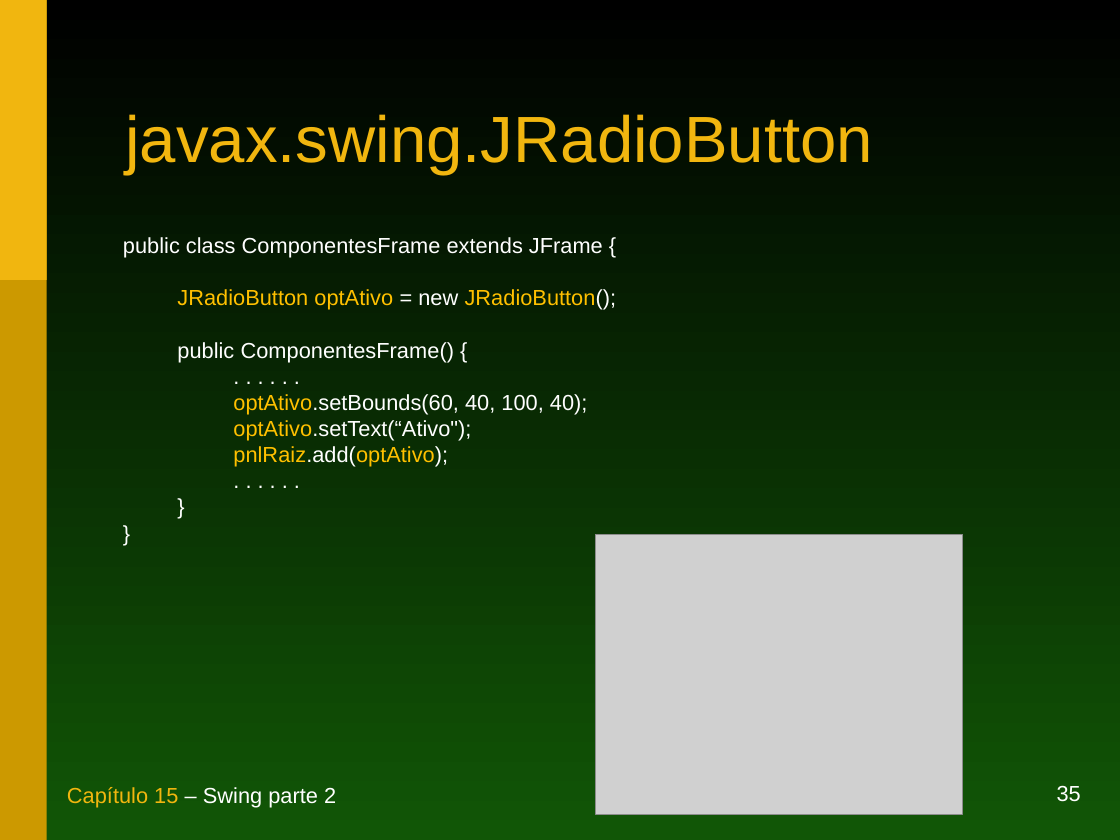
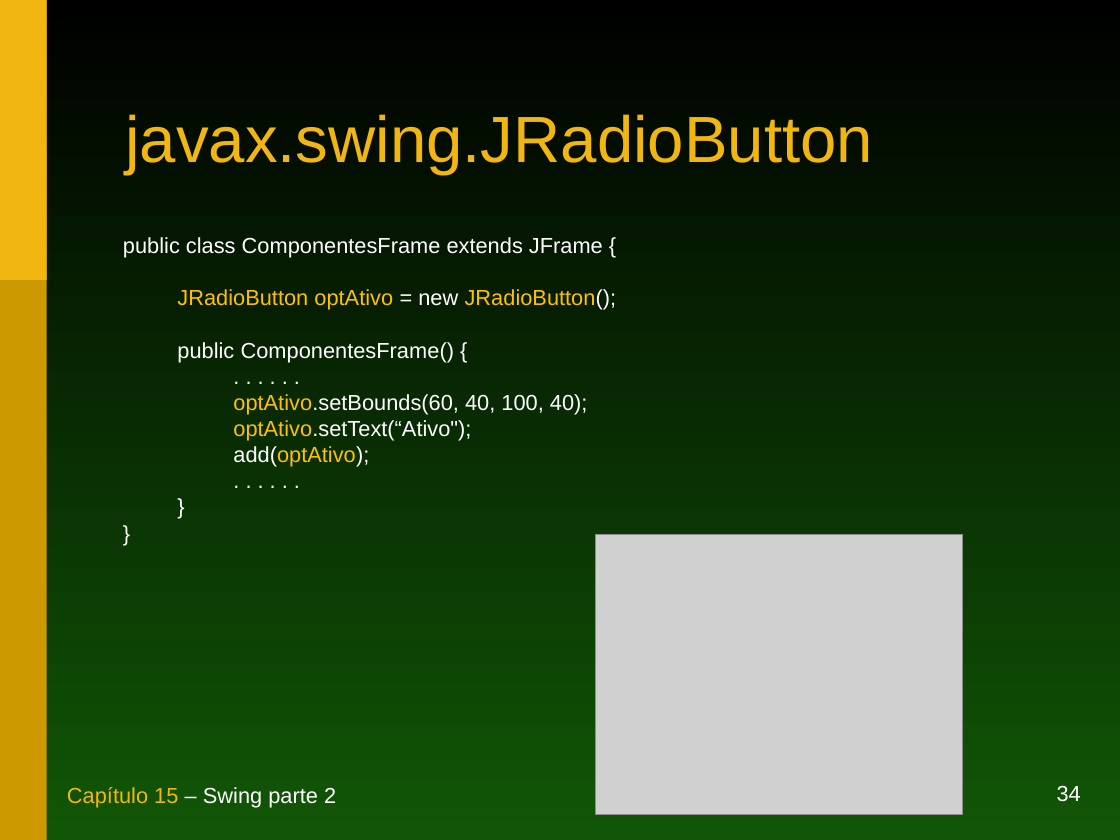
Before and after one commit to duchesqui/slzvieira-training, a slide deck: slide 34 of 1-Java-Programmer-Modulo-I/16.Capitulo15.ppt (slide 35 before the commit). Drawn at 1120x840 pixels with LibreOffice and Linux fonts; fonts in the diff are those of the drawing; grey boxes stand for pictures. Boxes give left, top, right and bottom in pixels: in the first picture for what was removed or moved away, otherwise in the second. Text is boxed around its words. In the diff, an @@ line names an element or a change of style, - is before the commit and + after.

```diff
--- a/1-Java-Programmer-Modulo-I/16.Capitulo15.ppt
+++ b/1-Java-Programmer-Modulo-I/16.Capitulo15.ppt
@@ text at [233,446,369,467]: text changed @@
-pnlRaiz.add(optAtivo);
+add(optAtivo);
@@ page number at [1057,785,1081,802]: text changed @@
-35
+34
```
Also in this commit, not shown: 13 other slides changed, 3 slides added, 4 slides removed, 3 other files.
